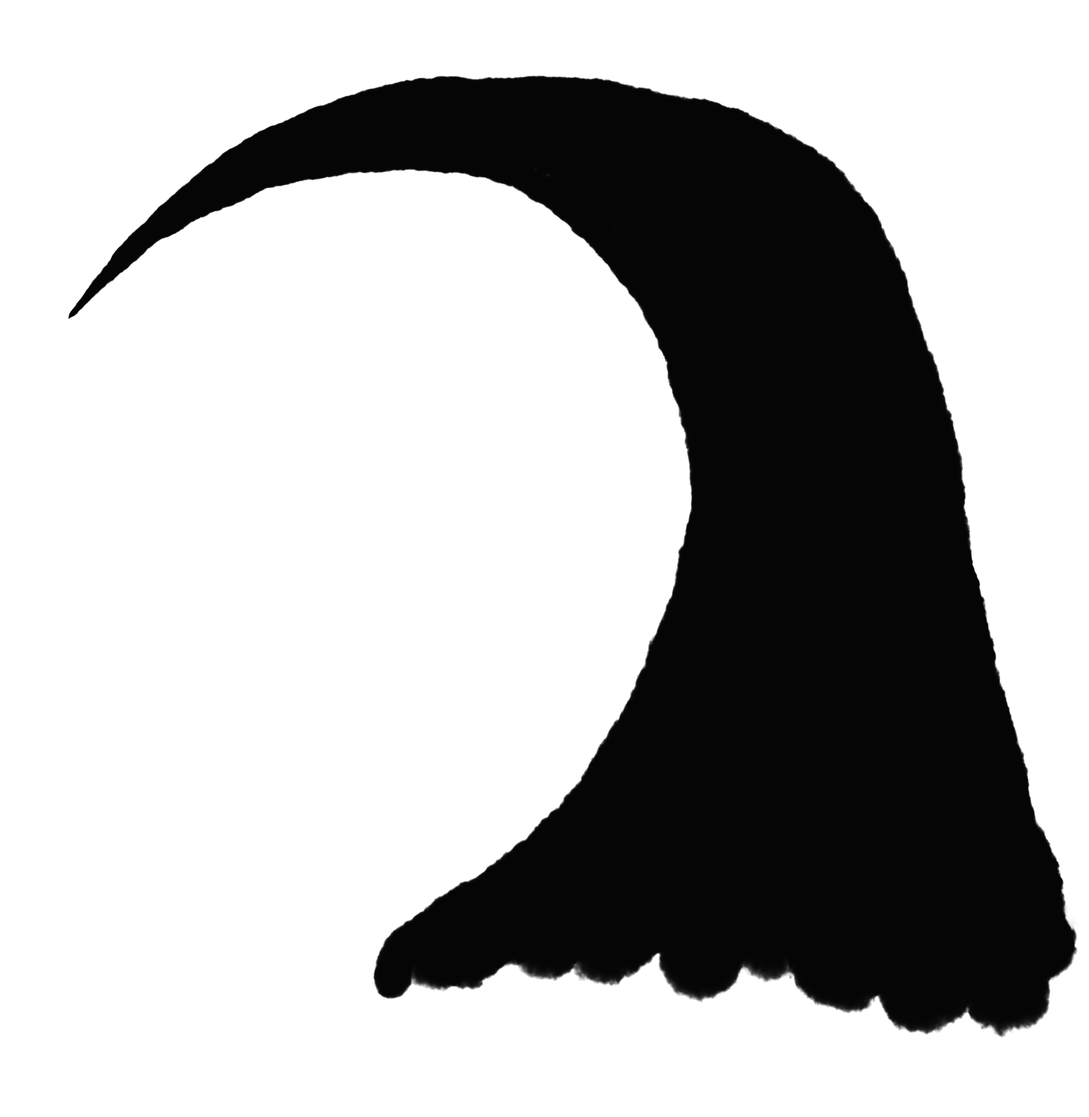
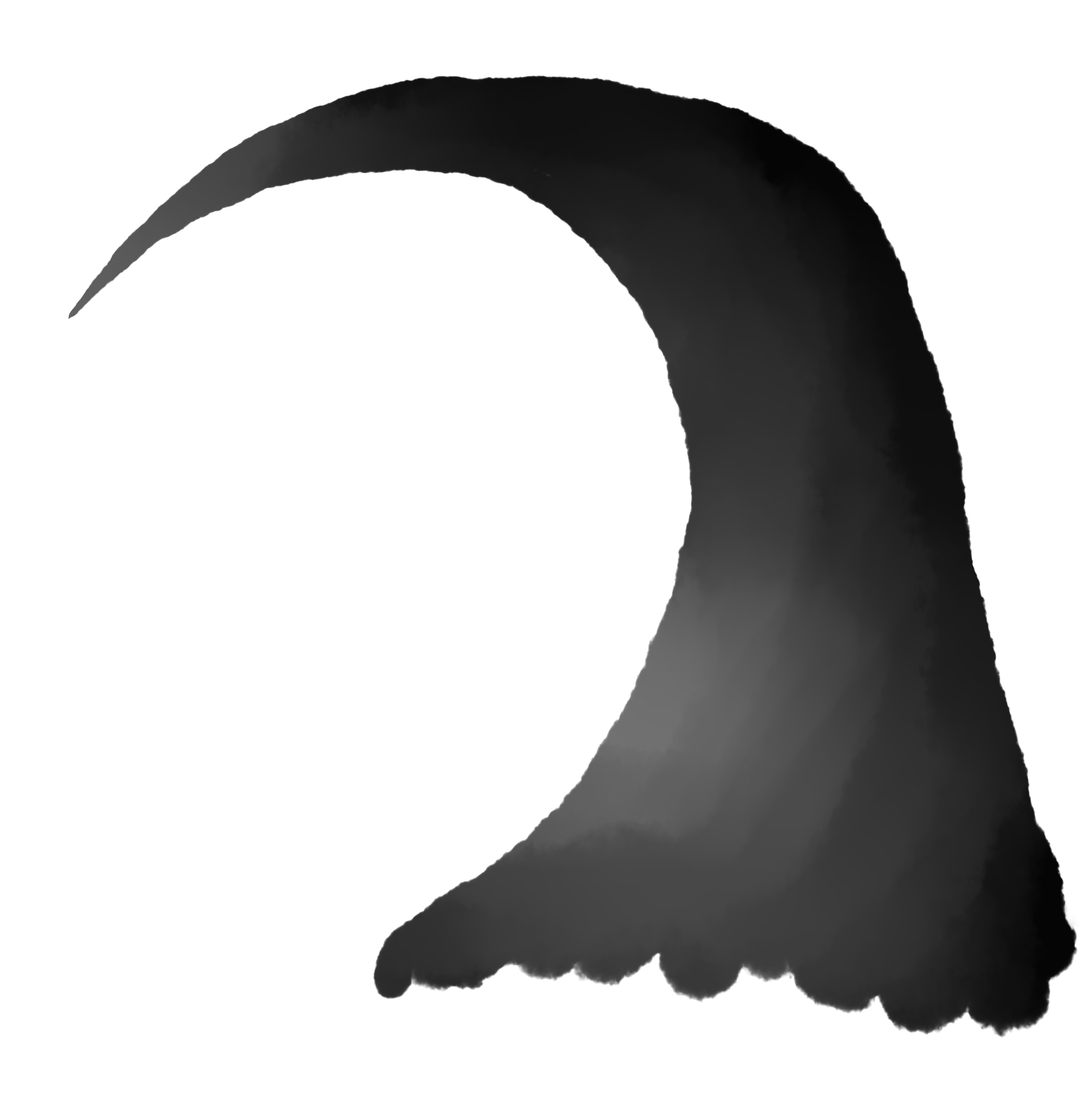
Before/after of a 1089px x 1117px layered artwork. What changed in the layer stack:
painted on "レイヤー7" over [68, 75, 1050, 1037]
